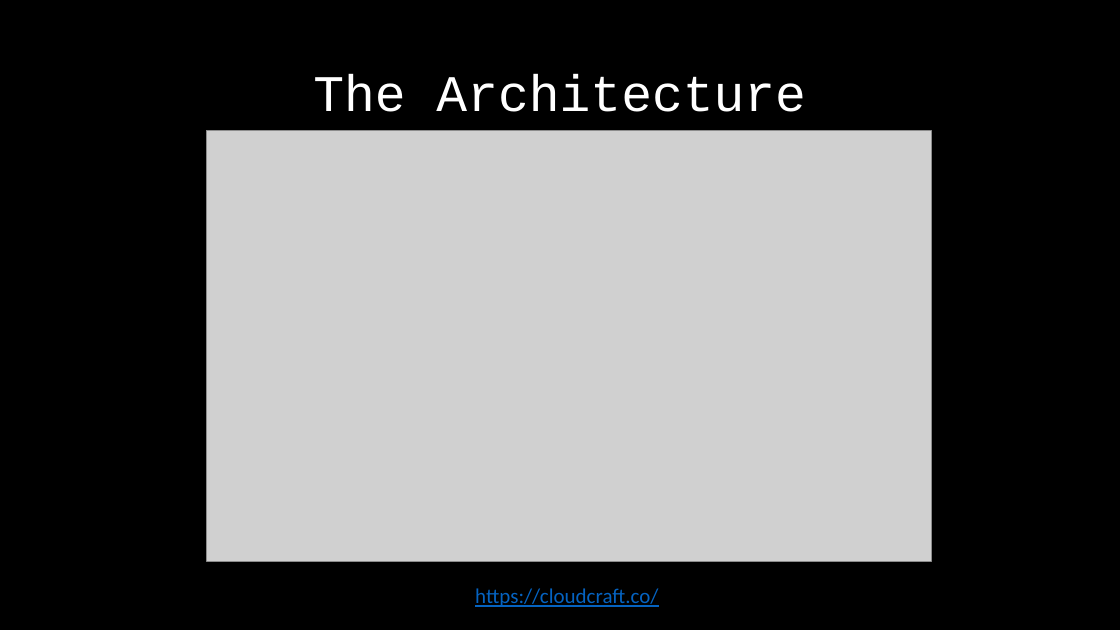
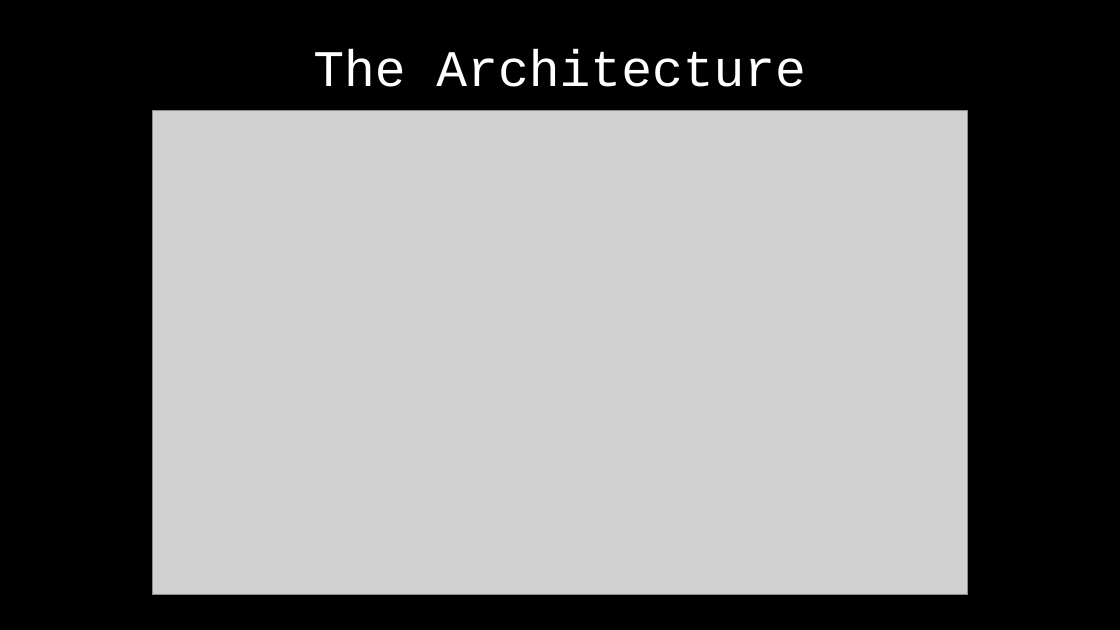
Before and after one commit to notallheroeswearcapes/picpro, a slide deck: slide 3 of Demo Slides.pptx. Drawn at 1120x630 pixels with LibreOffice and Linux fonts; fonts in the diff are those of the drawing; grey boxes stand for pictures. Boxes give left, top, right and bottom in pixels: in the first picture for what was removed or moved away, otherwise in the second. Text is boxed around its words. In the diff, an @@ line names an element or a change of style, - is before the commit and + after.

```diff
--- a/Demo Slides.pptx
+++ b/Demo Slides.pptx
@@ title "The Architecture": place and size @@
-title "The Architecture" at [313,73,806,112]
+title "The Architecture" at [313,49,806,87]
@@ picture: place and size @@
-picture at [206,131,931,561]
+picture at [152,111,968,595]
@@ text removed at [475,588,658,607] @@
-https://cloudcraft.co/
```
Also in this commit, not shown: 3 other slides changed, 1 slide removed.
